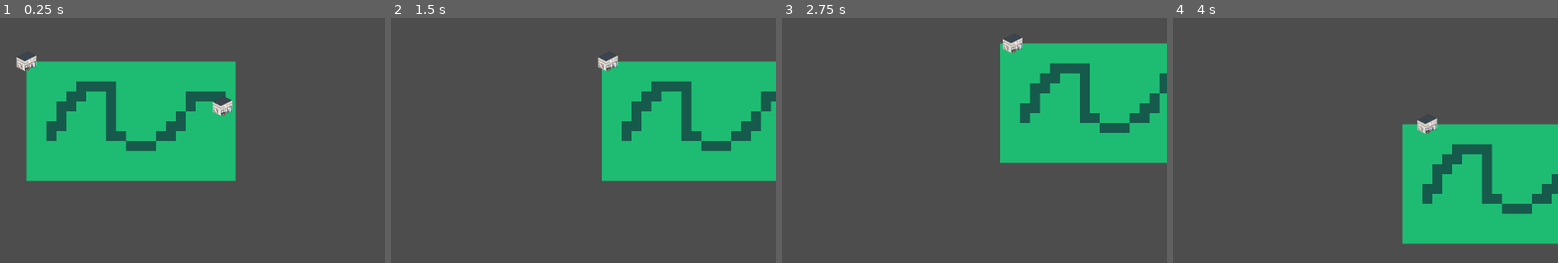
Above: before the commit, frames 1-4 (left to right).
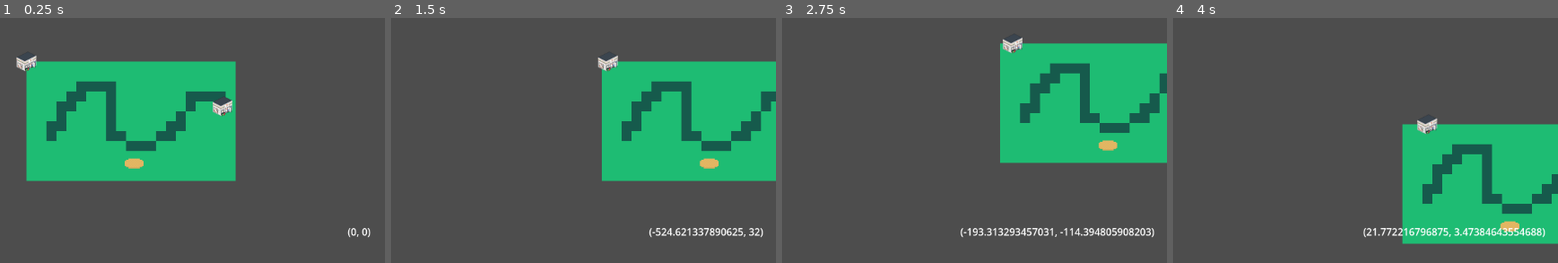
Above: after the commit, the same moments.

Repository: JustinDodemaide/Roads
Game: Godot game, scene res://World/World.tscn
Same seed, same stepped clock (60 frames per second), same inputs: the game is played once before the commit and once after it.
Inputs (mouse positions are in pixels of both pictures, inside the frame that each line leads up to):
- Up to frame 1 (0.25 s): no input
- Up to frame 2 (1.5 s): tap Enter at 0.5 s; move the mouse to (575, 42) at 0.52 s; hold A (A) 0.53-1.28 s; tap D (D) at 0.8, 1.35 s; move the mouse to (outside the picture) at 1.27 s
- Up to frame 3 (2.75 s): click (outside the picture) at 1.55 s; move the mouse to (outside the picture) at 2.02 s; press the mouse at (outside the picture) at 2.03 s; tap S (S) at 2.3 s
- Up to frame 4 (4 s): move the mouse to (outside the picture) at 2.77 s; release the mouse at (outside the picture) at 2.78 s; tap S (S) at 2.85 s; tap W (W) at 3.05 s; move the mouse to (1415, 120) at 3.52 s; hold W (W) from 3.53 s (still down); tap A (A) at 3.8 s

The runs differ from the first frame. In frame 1, 0.3% of the frame differs, in the area x 32-97%, y 57-90%; in frame 2, 0.7%; in frame 3, 1.1%, in the area x 46-97%, y 49-90%; in frame 4, 1.1%.

Commit message:
WorldMap UI

Diff:
--- a/World/World.gd
+++ b/World/World.gd
@@ -1,13 +1,20 @@
 extends Node
 
-# World Objects
-# Map
-# Trucks
+# Meteor strikes
+# 3D world?
+# Constructing new world objects
+# Constructing roads
+# Tileset
+# Regions/Biomes
+# Factions
+# AI
+# Convoy interceptions
 
 const FLOOR_LAYER:int = 0
 
 signal world_ready
 signal new_object(world_object)
+signal removed_object(world_object)
 
 var world_objects:Array[WorldObject]
 
@@ -25,12 +32,16 @@
 	rates.append(ItemRate.new("Brick",0.5))
 	var producer = Producer.new(rates)
 	test.add_production(producer)
-	# test.add_production(producer1)
+	test.add_production(producer1)
 	world_objects.append(test)
 
 	var second = WorldObject.new()
 	second.world_position = Vector2(315,72)
 	world_objects.append(second)
+
+	var waffle = load("res://World/WorldObjects/WO_Resource_Test/WO_Resource_Test.gd").new()
+	waffle.world_position = Vector2(172,162)
+	world_objects.append(waffle)
 
 	initialize_astar()
 	$WorldUpdate.start(Global.WORLD_UPDATE_TIME)
@@ -57,6 +68,10 @@
 	world_objects.append(object)
 	emit_signal("new_object", object)
 
+func remove_world_object(object:WorldObject) -> void:
+	world_objects.erase(object)
+	emit_signal("removed_object", object)
+
 func create_timer() -> Timer:
 	var timer = Timer.new()
 	add_child(timer)
--- /dev/null
+++ b/World/WorldObjects/Options/OptionButton.gd
@@ -0,0 +1,17 @@
+extends Button
+
+var option:WorldObjectOption
+signal option_chosen(option:WorldObjectOption)
+signal option_hovered(option:WorldMapObject)
+
+func init(_option:WorldObjectOption) -> void:
+	option = _option
+	text = option.option_name
+	icon = option.button_icon
+
+func _on_pressed():
+	emit_signal("option_chosen", option)
+
+
+func _on_mouse_entered():
+	emit_signal("option_hovered", option)
--- /dev/null
+++ b/World/WorldObjects/Options/OptionButton.tscn
@@ -0,0 +1,11 @@
+[gd_scene load_steps=2 format=3 uid="uid://do5k3abx47qvh"]
+
+[ext_resource type="Script" path="res://World/WorldObjects/Options/OptionButton.gd" id="1_p1n2h"]
+
+[node name="OptionButton" type="Button"]
+offset_right = 8.0
+offset_bottom = 8.0
+script = ExtResource("1_p1n2h")
+
+[connection signal="mouse_entered" from="." to="." method="_on_mouse_entered"]
+[connection signal="pressed" from="." to="." method="_on_pressed"]
--- /dev/null
+++ b/World/WorldObjects/Options/WorldObjectOption.gd
@@ -0,0 +1,8 @@
+class_name WorldObjectOption
+
+var option_name:String
+var button_icon:Texture2D
+
+func _init(_option_name:String,_button_icon:Texture2D = load("res://World/WorldObjects/Options/outline_dashboard_black_24dp.png")) -> void:
+	option_name = _option_name
+	button_icon = _button_icon
--- a/World/WorldObjects/WO_Convoy/WO_Convoy.gd
+++ b/World/WorldObjects/WO_Convoy/WO_Convoy.gd
@@ -1,7 +1,4 @@
 extends WorldObject
-
-#var tile_position:Vector2 = Vector2(0,0)
-var vehicles:Array[Vehicle] = []
 
 var origin:WorldObject = null
 var destination:WorldObject = null
@@ -21,11 +18,22 @@
 func map_texture() -> Texture2D:
 	return load("res://World/WorldObjects/WO_Convoy/truck.png")
 
+func info() -> PackedStringArray:
+	var arr:PackedStringArray = [name()]
+	if origin != null:
+		arr.append(origin.name())
+	if destination != null:
+		arr.append(destination.name())
+	return arr
+
 func update()->void:
 	return
 
-func options()->PackedStringArray:
-	return ["Return to origin"]
+func options()->Array[WorldObjectOption]:
+	return [WorldObjectOption.new("Return To Origin"),
+			#WorldObjectOption.new("Change Destination"),
+			WorldObjectOption.new("Speed Boost"),
+	]
 
 func init(_vehicles:Array[Vehicle],_origin:WorldObject,_destination:WorldObject):
 	vehicles = _vehicles
@@ -37,7 +45,7 @@
 	new_destination(_destination)
 
 func new_destination(new_dest:WorldObject):
-	print("new destination: ", new_dest.name)
+	# print("new destination: ", new_dest.name)
 	timer.stop()
 	destination = new_dest
 	if destination.has_signal("moved_to"):
@@ -45,7 +53,7 @@
 	var tile_pos = Global.world.tilemap.local_to_map(world_position)
 	var dest_tile_pos = Global.world.tilemap.local_to_map(destination.world_position)
 	path = Global.world.astar.get_id_path(tile_pos, dest_tile_pos)
-	print("path: ", path)
+	# print("path: ", path)
 	path_index = 0
 	timer.start(max_speed)
 
@@ -75,6 +83,8 @@
 	path_index = 0
 	timer.queue_free()
 	emit_signal("destination_reached")
+	destination.add_vehicles(vehicles)
+	Global.world.remove_world_object(self)
 
 func destination_moved()->void:
 	new_destination(destination)
@@ -83,9 +93,9 @@
 	# place each of the vehicles in formation. how? idk
 	return load("res://World/WorldObjects/WO_Convoy/truck.png")
 
-func option_chosen(option:String)->void:
-	print(option)
-	if option == "Return to origin":
+func option_chosen(option:WorldObjectOption)->void:
+	print(option.option_name)
+	if option.option_name == "Return To Origin":
 		new_destination(origin)
-	else:
+	if option.option_name == "Speed Boost":
 		pass
--- /dev/null
+++ b/World/WorldObjects/WO_Resource_Test/WO_Resource_Test.gd
@@ -0,0 +1,31 @@
+extends WorldObject
+
+func name() -> String:
+	return "Waffle"
+
+func map_texture() -> Texture2D:
+	return load("res://World/WorldObjects/WO_Resource_Test/Waffle.png")
+
+func update()->void:
+	pass
+
+func additional_updates() -> void:
+	pass
+
+func options()->Array[WorldObjectOption]:
+	return []
+
+func option_chosen(option:WorldObjectOption) -> void:
+	return
+
+func add_production(producer:Producer) -> void:
+	producers.append(producer)
+
+func add_vehicles(new_vehicles:Array[Vehicle]) -> void:
+	vehicles.append_array(new_vehicles)
+
+func launch_convoy(vehicles:Array[Vehicle],destination:WorldObject)->void:
+	#print("launching convoy")
+	var convoy = load("res://World/WorldObjects/WO_Convoy/WO_Convoy.gd").new()
+	Global.world.add_world_object(convoy)
+	convoy.init(vehicles,self,destination)
--- a/World/WorldObjects/WO_Test/WO_Test.gd
+++ b/World/WorldObjects/WO_Test/WO_Test.gd
@@ -3,6 +3,16 @@
 var bounce:int = 10
 var i:int = 0
 var right:bool = true
+
+func options()->Array[WorldObjectOption]:
+	return [WorldObjectOption.new("Launch Convoy")
+	]
+
+func option_chosen(option:WorldObjectOption) -> void:
+	if option.option_name == "Launch Convoy":
+		var dest = Global.world.world_objects.back()
+		launch_convoy([],dest)
+
 func additional_updates() -> void:
 	if right:
 		world_position += Vector2(10, 0)
--- a/World/WorldObjects/WorldObject.gd
+++ b/World/WorldObjects/WorldObject.gd
@@ -4,6 +4,7 @@
 var world_position:Vector2
 var producers:Array[Producer]
 var storage:Dictionary
+var vehicles:Array[Vehicle]
 
 signal moved
 
@@ -12,6 +13,13 @@
 
 func map_texture() -> Texture2D:
 	return load("res://World/WorldObjects/WO_Test/wo.png")
+
+func info() -> PackedStringArray:
+	var arr:PackedStringArray = [name()]
+	for item in storage:
+		var s = item + ": " + str(storage[item])
+		arr.append(s)
+	return arr
 
 func update()->void:
 	for producer in producers:
@@ -33,11 +41,17 @@
 func additional_updates() -> void:
 	pass
 
-func options()->PackedStringArray:
-	return ["1","2","3","4","5"]
+func options()->Array[WorldObjectOption]:
+	return []
+
+func option_chosen(option:WorldObjectOption) -> void:
+	return
 
 func add_production(producer:Producer) -> void:
 	producers.append(producer)
+
+func add_vehicles(new_vehicles:Array[Vehicle]) -> void:
+	vehicles.append_array(new_vehicles)
 
 func launch_convoy(vehicles:Array[Vehicle],destination:WorldObject)->void:
 	#print("launching convoy")
--- a/WorldMap/WorldMap.gd
+++ b/WorldMap/WorldMap.gd
@@ -9,26 +9,69 @@
 		new_map_object(object)
 	Global.world.tilemap.visible = true
 	Global.world.new_object.connect(new_map_object)
+	Global.world.removed_object.connect(new_map_object)
 
 func exit()->void:
 	Global.world.tilemap.visible = false
 
 func _process(delta):
 	$Cursor.position = Global.world.tilemap.get_global_mouse_position()
+	$UI/GeneralInfo/WorldPosition.text = "(" + str($Cursor.position.x) + ", " + str($Cursor.position.y) + ")"
 
 func _input(event):
 	if event.is_action_pressed("LeftClick"):
 		var areas = $Cursor.get_overlapping_areas()
 		if not areas.is_empty():
-			selected_object = areas.front().get_parent()
-			selected_object.select()
+			select(areas.front().get_parent())
 		else:
-			if selected_object != null:
-				selected_object.deselect()
-				selected_object = null
+			pass
+			# Need a way to not deselect when clicking UI
+			#deselect()
+
+func select(map_object:WorldMapObject) -> void:
+	selected_object = map_object
+	# Do an animation
+	update_ui()
+
+func deselect() -> void:
+	# Do an animation
+	clear_ui()
+
+func update_ui() -> void:
+	if selected_object == null:
+		return
+	clear_ui()
+	var button_scene = preload("res://World/WorldObjects/Options/OptionButton.tscn")
+	var object = selected_object.world_object
+	for option in object.options():
+		var option_button = button_scene.instantiate()
+		option_button.init(option)
+		option_button.option_chosen.connect(option_chosen)
+		$UI/Options.add_child(option_button)
+	for i in selected_object.world_object.info():
+		var label = Label.new()
+		label.text = i
+		$UI/VBoxContainer.add_child(label)
+
+func clear_ui() -> void:
+	for i in $UI/Options.get_children():
+		i.queue_free()
+	for i in $UI/VBoxContainer.get_children():
+		i.queue_free()
+
+func option_chosen(option:WorldObjectOption) -> void:
+	selected_object.world_object.option_chosen(option)
+	deselect()
 
 func new_map_object(object:WorldObject) -> void:
 	var packed_map_object:PackedScene = preload("res://WorldMap/WorldMapObject/WorldMapObject.tscn")
 	var new_wmo = packed_map_object.instantiate()
 	new_wmo.init(object)
 	add_child(new_wmo)
+
+func remove_world_object(object:WorldObject) -> void:
+	for i in get_children():
+		if i is WorldMapObject:
+			if i.world_object == object:
+				i.queue_free()
+				return
--- a/WorldMap/WorldMap.tscn
+++ b/WorldMap/WorldMap.tscn
@@ -18,10 +18,46 @@
 scale = Vector2(0.5, 0.5)
 shape = SubResource("CircleShape2D_vobcc")
 
-[node name="Options" type="Label" parent="."]
+[node name="Stats" type="Label" parent="."]
 offset_right = 40.0
 offset_bottom = 23.0
 
-[node name="Stats" type="Label" parent="."]
-offset_right = 40.0
-offset_bottom = 23.0
+[node name="UI" type="CanvasLayer" parent="."]
+
+[node name="Options" type="HBoxContainer" parent="UI"]
+anchors_preset = 12
+anchor_top = 1.0
+anchor_right = 1.0
+anchor_bottom = 1.0
+offset_top = -48.0
+offset_bottom = -48.0
+grow_horizontal = 2
+grow_vertical = 0
+alignment = 1
+
+[node name="VBoxContainer" type="VBoxContainer" parent="UI"]
+anchors_preset = 2
+anchor_top = 1.0
+anchor_bottom = 1.0
+offset_left = 32.0
+offset_top = -48.0
+offset_right = 72.0
+offset_bottom = -8.0
+grow_vertical = 0
+alignment = 1
+
+[node name="GeneralInfo" type="VBoxContainer" parent="UI"]
+anchors_preset = 3
+anchor_left = 1.0
+anchor_top = 1.0
+anchor_right = 1.0
+anchor_bottom = 1.0
+offset_left = -60.0
+offset_top = -62.0
+offset_right = -20.0
+offset_bottom = -22.0
+grow_horizontal = 0
+grow_vertical = 0
+
+[node name="WorldPosition" type="Label" parent="UI/GeneralInfo"]
+layout_mode = 2
--- a/WorldMap/WorldMapObject/WorldMapObject.gd
+++ b/WorldMap/WorldMapObject/WorldMapObject.gd
@@ -1,6 +1,7 @@
 extends Node2D
 class_name WorldMapObject
 
+var map
 var world_object:WorldObject
 var selected:bool = false
 
@@ -20,7 +21,7 @@
 	deselect()
 	selected = true
 	for i in world_object.options():
-		$Options.text += i + "\n"
+		$Options.text += i.option_name + "\n"
 	$Stats.text = stats()
 	$Stats.visible = true
 
--- a/WorldMap/WorldMapObject/WorldMapObject.tscn
+++ b/WorldMap/WorldMapObject/WorldMapObject.tscn
@@ -15,10 +15,6 @@
 scale = Vector2(3, 3)
 shape = SubResource("RectangleShape2D_foad3")
 
-[node name="Options" type="Label" parent="."]
-offset_right = 40.0
-offset_bottom = 23.0
-
 [node name="Stats" type="Label" parent="."]
 offset_right = 40.0
 offset_bottom = 23.0
Binary file added: World/WorldObjects/Options/outline_dashboard_black_24dp.png
Not shown, added: World/WorldObjects/Options/outline_dashboard_black_24dp.png.import
Renamed: World/WorldObjects/Producer/ItemRate.gd -> World/WorldObjects/WO_Convoy/Producer/ItemRate.gd
Renamed: World/WorldObjects/Producer/Producer.gd -> World/WorldObjects/WO_Convoy/Producer/Producer.gd
Binary file added: World/WorldObjects/WO_Resource_Test/Waffle.png
Not shown, added: World/WorldObjects/WO_Resource_Test/Waffle.png.import
